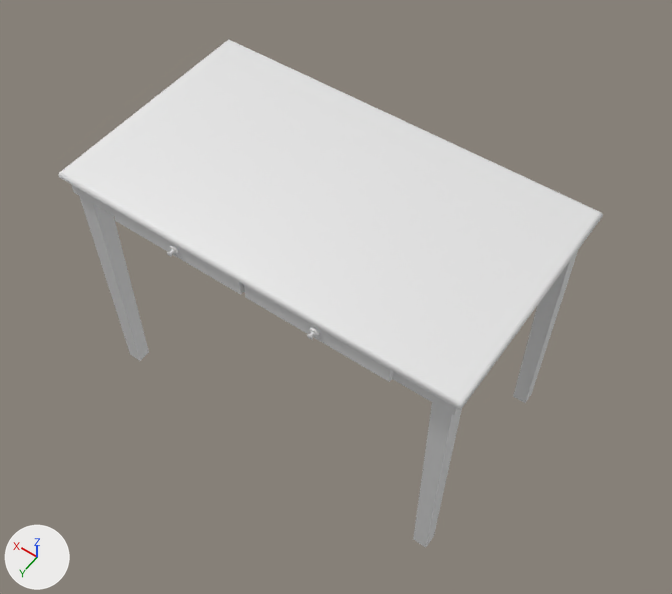
The FBX model Assets/ART/Meshes/SM_Desk.fbx as it was, and as the next commit left it.
Rendered twice from a 50 mm lens placed at (-1.147, 1.553, 2.937), pointed at (-0.031, -0.009, 0.483). The axes (+X, +Y, +Z) are drawn at lower left. The lights are the same throughout. The picture after the commit comes second. Where no turn or scale is listed for an object, it has been applied to the vertices.

Names of what the first picture shows: 'SM_Desk', 'SM_Desk_Drawer_01', 'SM_Desk_Drawer_02'.
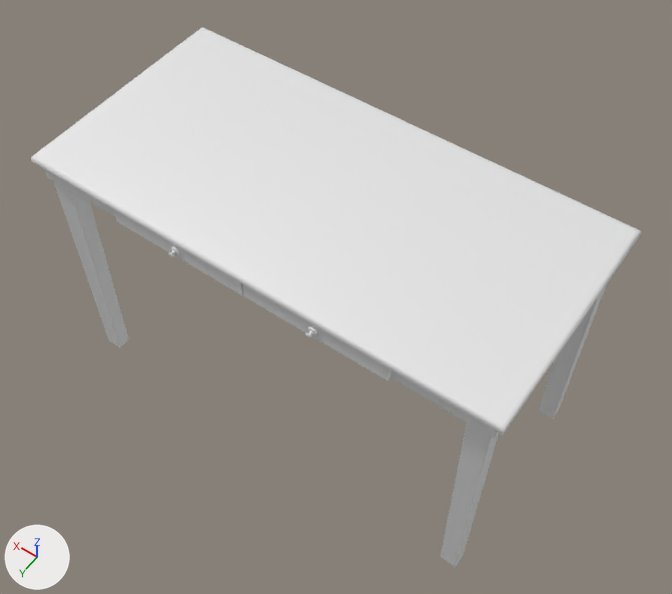
Changed parts and their boxes (x1, y1, x2, y2) in the pictures (672 x 594 px; the box of a moved part takes in the faces that stretch with it):
'SM_Desk', reshaped (12% wider, 6% taller)
    before: (58, 39, 603, 547)
    after: (31, 27, 641, 567)
'SM_Desk_Drawer_01', moved
    before: (244, 285, 393, 382)
    after: (243, 285, 391, 381)
part 1 of me_mesh, moved or reshaped
    before: (413, 403, 462, 547)
    after: (440, 423, 499, 567)
part 2 of me_mesh, moved or reshaped
    before: (79, 196, 149, 361)
    after: (53, 181, 129, 348)
part 3 of me_mesh, moved or reshaped
    before: (513, 249, 579, 403)
    after: (539, 286, 606, 419)
part 4 of me_mesh, moved or reshaped
    before: (240, 119, 603, 415)
    after: (240, 119, 641, 439)
part 5 of me_mesh, moved or reshaped
    before: (58, 39, 399, 292)
    after: (31, 27, 399, 282)

Edits to the bpy script that builds the scene:
```text
Change me_mesh:
    used by ob_sm_desk; location = (0.0, 0.0, 0.0)
    remove me_mesh.from_pydata(...)  # 76 vertices, 60 faces; spans x -0.7..0.7, y -0.4..0.4, z 0.0..0.971
    add me_mesh.from_pydata(...)  # 76 vertices, 60 faces; spans x -0.819..0.819, y -0.4..0.4, z 0.0..0.971
    me_mesh part 1: the loose piece of 8 vertices spanning x -0.67..-0.608, y 0.311..0.372, z 0.0..0.885 is scaled about the mesh origin by (1.17, 1, 1)
    me_mesh part 2: the loose piece of 8 vertices spanning x 0.608..0.67, y 0.311..0.372, z 0.0..0.885 is scaled about the mesh origin by (1.17, 1, 1)
    me_mesh part 3: the loose piece of 8 vertices spanning x -0.67..-0.608, y -0.372..-0.311, z 0.0..0.885 is scaled about the mesh origin by (1.17, 1, 1)
    me_mesh part 4: all 12 vertices in x -0.7..-0.68, y -0.4..0.4, z 0.88..0.971 are scaled about the mesh origin by (1.17, 1, 1)
    me_mesh part 5: all 12 vertices in x 0.68..0.7, y -0.4..0.4, z 0.88..0.971 are scaled about the mesh origin by (1.17, 1, 1)
    other edits to the shape of me_mesh do not show in these pictures
Change ob_sm_desk_drawer_01:
    ob_sm_desk_drawer_01.location: (-0.249, 0.394, 0.915) -> (-0.244, 0.394, 0.915)
```
